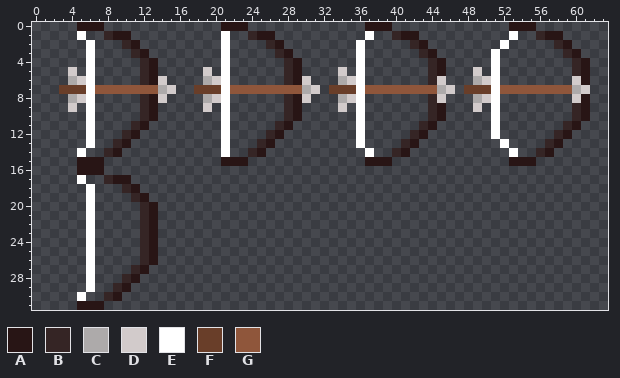
One commit to this pixel-art sprite: Assets/Sprites/Weapon/Bow_test.png. Above, as it was before the edit.
The file is 64x32 pixels.
Palette (. is transparent): A #281515  B #352525  C #adaaaa  D #d2cbcb  E #ffffff  F #693e29  G #8f563b
Pixels before, first column x 3:
 0 ..AAA.............AAA.............AAA.............AAA......
 1 ..E..BAA..........E..BAA..........E..BAA..........E..BAA...
 2 ...E...BA.........E....BA........E.....BA........E.....BA..
 3 ...E....BA........E.....BA.......E......BA......E.......BA.
 4 ...E.....BA.......E......BA......E.......BA.....E........BA
 5 .D.E.....BA.....D.E......BA....D.E.......BA...D.E........BA
 6 .CDE.....BAD....CDE......BAD...CDE.......BD...CDE........DA
 7 FFFEGGGGGGGCD..FFFEGGGGGGGGCD.FFFEGGGGGGGGCD.FFFEGGGGGGGGCD
 8 .CDE.....BAD....CDE......BAD...CDE.......BD...CDE........DA
 9 .D.E.....BA.....D.E......BA....D.E.......BA...D.E........BA
10 ...E.....BA.......E......BA......E.......BA.....E........BA
11 ...E....BA........E.....BA.......E......BA......E.......BA.
12 ...E...BA.........E....BA........E.....BA.......E......BA..
13 ...E..BA..........E...BA.........E....BA.........E....BA...
14 ..E..BA...........E..BA...........E..BA...........E..BA....
15 ..AAA.............AAA.............AAA.............AAA......
16 ..AAA......................................................
17 ..E..BAA...................................................
18 ...E...BA..................................................
19 ...E....BA.................................................
20 ...E.....BA................................................
21 ...E.....BA................................................
22 ...E.....BA................................................
23 ...E.....BA................................................
24 ...E.....BA................................................
25 ...E.....BA................................................
26 ...E.....BA................................................
27 ...E....BA.................................................
28 ...E...BA..................................................
29 ...E..BA...................................................
30 ..E..BA....................................................
31 ..AAA......................................................
Once edited:
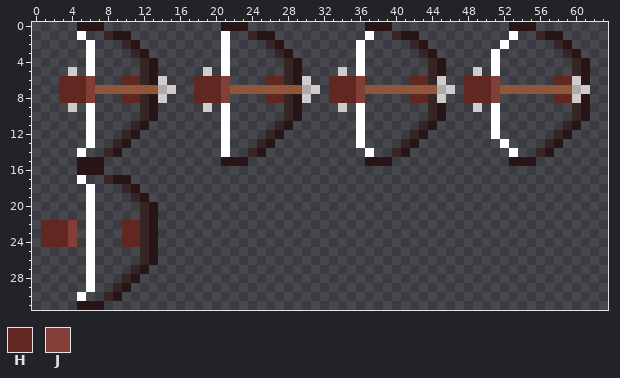
Colours new in this view: H #612721  J #833e37
Changes in this commit:
Changed rows in their new state; - is an unchanged pixel.
first column x 3:
 6 HHHJ---HH------HHHJ----HH-----HHHJ-----HH----HHHJ------HH
 7 HHHJ-----------HHHJ-----------HHHJ-----------HHHJ--------
 8 HHHJ---HH------HHHJ----HH-----HHHJ-----HH----HHHJ------HH
first column x 1:
22 HHHJ-----HH
23 HHHJ-----HH
24 HHHJ-----HH
Changed places in both pictures, as pixel boxes (x1, y1, x2, y2):
changed: (59, 76, 140, 103)
changed: (194, 76, 284, 103)
changed: (329, 76, 365, 103)
added: (410, 76, 428, 103)
changed: (464, 76, 500, 103)
added: (554, 76, 572, 103)
added: (41, 220, 77, 247)
added: (122, 220, 140, 247)
